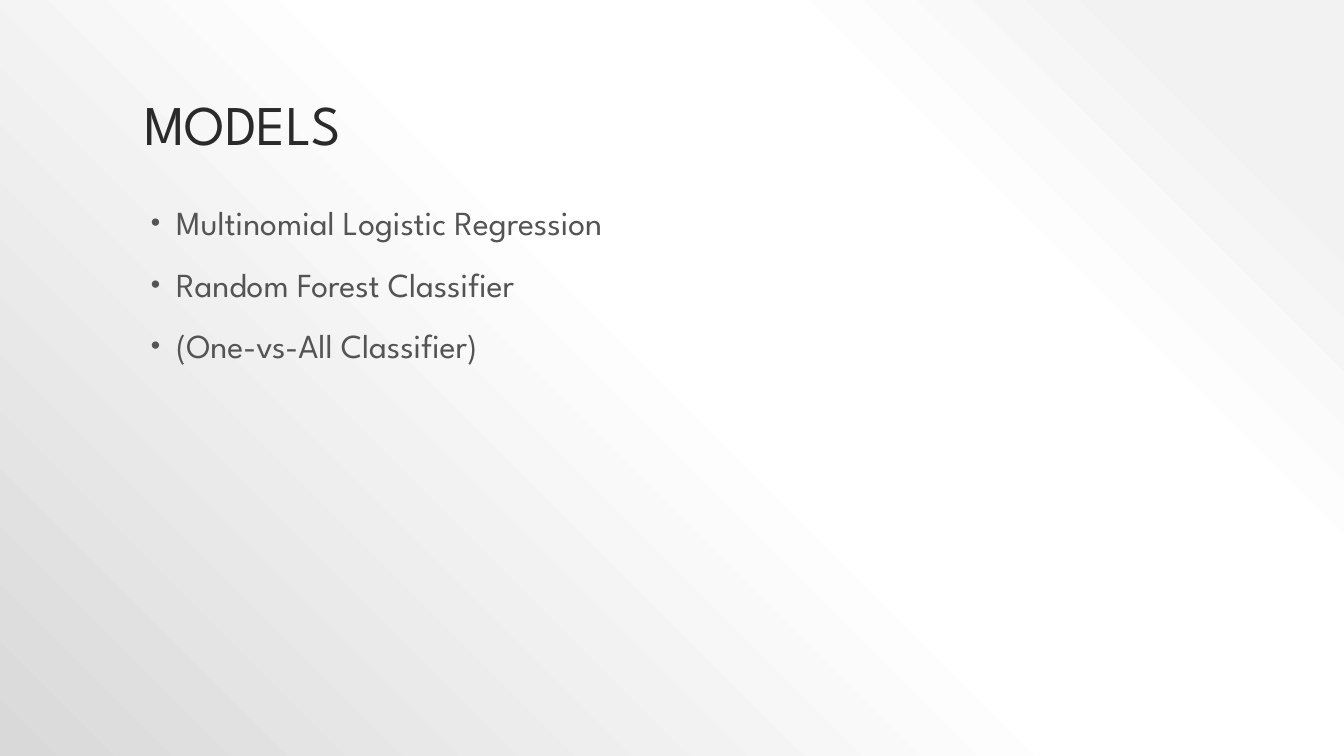
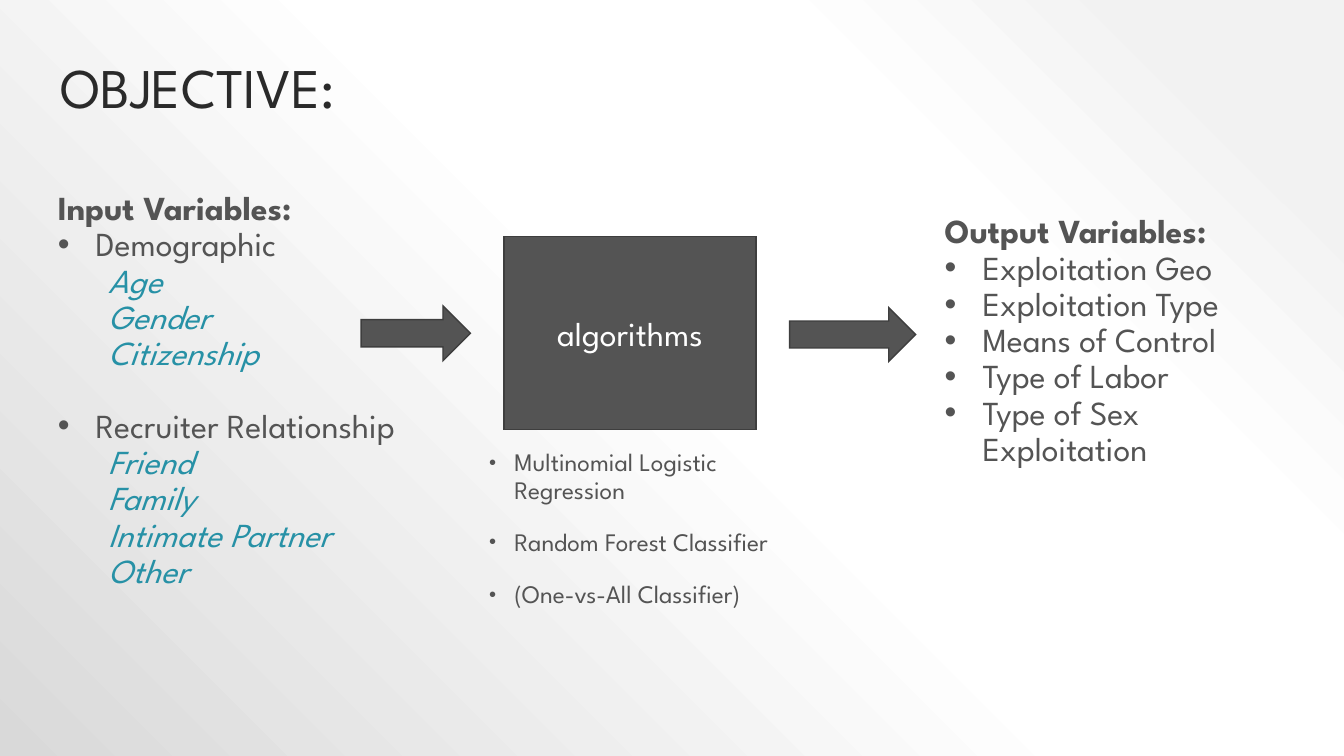
Before and after one commit to elleincheng/ga-ds-hw-repo, a slide deck: slide 19 of FinalProject_Part4/GA_DAT_FinalPresentation_ElleinCheng.pptx. Drawn at 1344x756 pixels with LibreOffice and Linux fonts; fonts in the diff are those of the drawing. Boxes give left, top, right and bottom in pixels: in the first picture for what was removed or moved away, otherwise in the second. Text is boxed around its words. In the diff, an @@ line names an element or a change of style, - is before the commit and + after.

```diff
--- a/FinalProject_Part4/GA_DAT_FinalPresentation_ElleinCheng.pptx
+++ b/FinalProject_Part4/GA_DAT_FinalPresentation_ElleinCheng.pptx
@@ title at (60,70,335,109): text changed @@
-MODELS
+OBJECTIVE:
@@ text added at (58,197,395,584), 24 pt, text #2791A6, italic @@
+Input Variables:
+• Demographic
+  Age
+  Gender
+  Citizenship
+• Recruiter Relationship
+  Friend
+  Family
+  Intimate Partner
+  Other
@@ rectangle added at (504,237,756,431), fill #545454, outline #3E3E3E 1 pt, 24 pt, text #FFFFFF @@
+algorithms
@@ text added at (945,220,1219,468), 24 pt, text #545454 @@
+Output Variables:
+• Exploitation Geo
+• Exploitation Type
+• Means of Control
+• Type of Labor
+• Type of Sex Exploitation
@@ right arrow added at (361,307,470,361), fill #545454, outline #3E3E3E 1 pt @@
@@ right arrow added at (789,308,915,361), fill #545454, outline #3E3E3E 1 pt @@
@@ text "Multinomial Logistic Regression": place and size @@
-text "Multinomial Logistic Regression" at (176,212,602,365)
+text "Multinomial Logistic Regression" at (514,453,768,608)
@@ text "Multinomial Logistic Regression" at (514,453,768,608): size 24 to 18 pt @@
```
